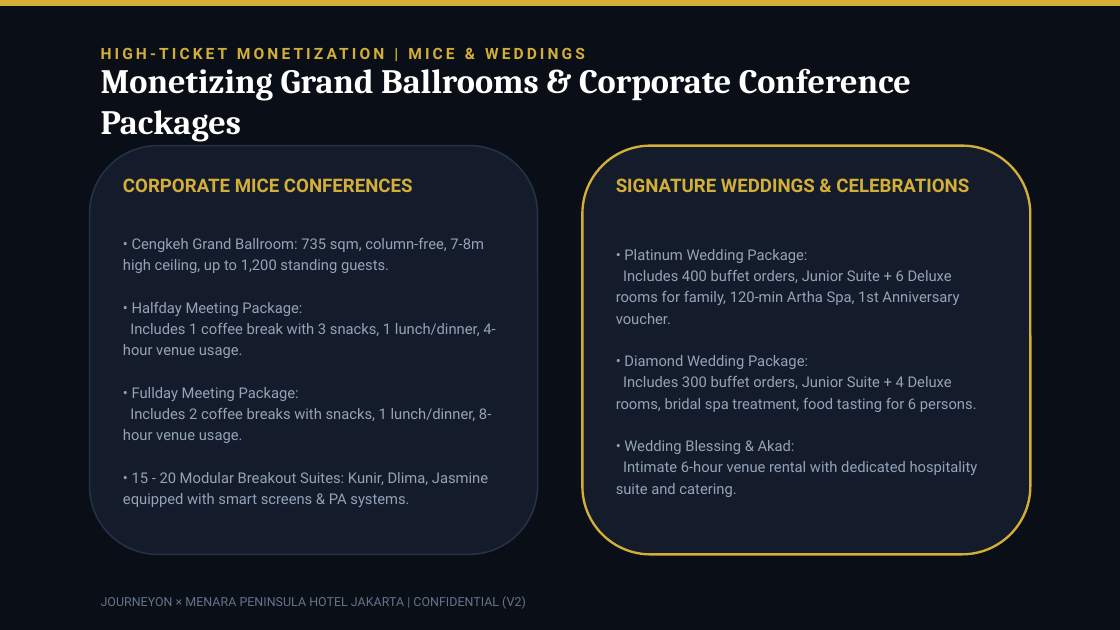
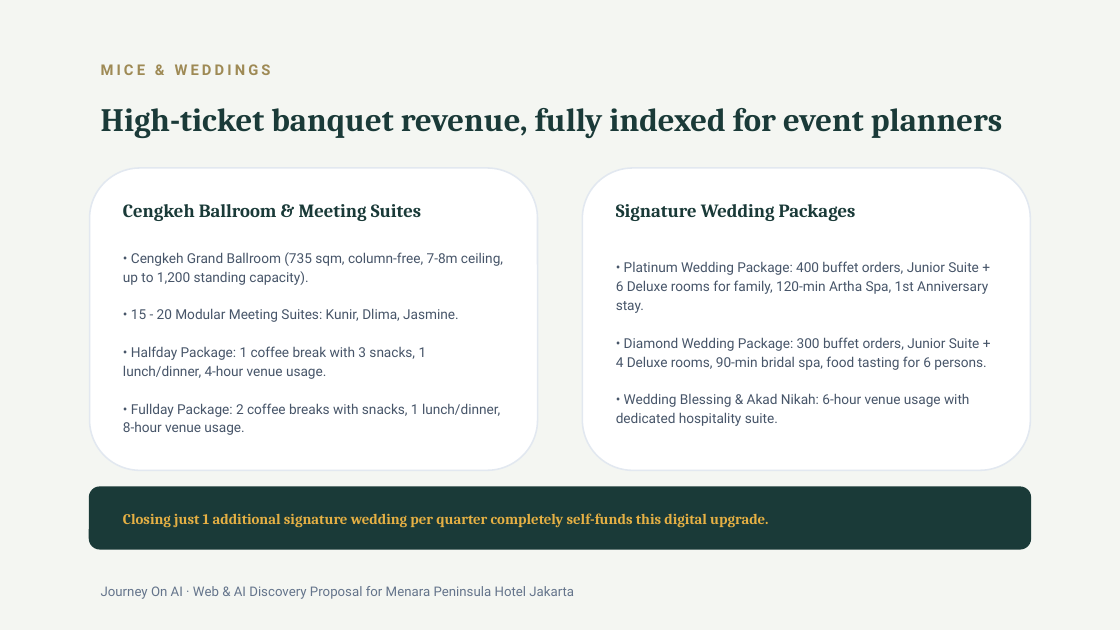
Before and after one commit to arbuuuud/menarapeninsula, a slide deck: slide 5 of PITCH_DECK_MENARA_PENINSULA_AISO_V2.pptx (slide 8 before the commit). Drawn at 1120x630 pixels with LibreOffice and Linux fonts; fonts in the diff are those of the drawing. Boxes give left, top, right and bottom in pixels: in the first picture for what was removed or moved away, otherwise in the second. Text is boxed around its words. In the diff, an @@ line names an element or a change of style, - is before the commit and + after.

Commit message:
feat(deck-v2): adopt official JourneyOn brand identity template (Forest Dark Teal #1A3A38, Sage #F4F6F2, Ochre Kicker) for Pitch Deck V2

```diff
--- a/PITCH_DECK_MENARA_PENINSULA_AISO_V2.pptx
+++ b/PITCH_DECK_MENARA_PENINSULA_AISO_V2.pptx
@@ background #0A0E17 to #F4F6F2 @@
@@ rectangle removed at box(0, 0, 1120, 6) @@
@@ text at box(101, 64, 271, 75): text changed; size 10 to 9.5 pt; text colour #D4AF37 to #9E8A55 @@
-HIGH-TICKET MONETIZATION | MICE & WEDDINGS
+MICE & WEDDINGS
@@ text removed at box(101, 68, 911, 142) @@
-Monetizing Grand Ballrooms & Corporate Conference Packages
@@ text added at box(101, 108, 1003, 138), 21 pt, text #1A3A38, bold @@
+High-ticket banquet revenue, fully indexed for event planners
@@ rounded rectangle: place and size @@
-rounded rectangle at box(90, 146, 538, 554)
+rounded rectangle at box(90, 168, 538, 470)
@@ rounded rectangle at box(90, 168, 538, 470): fill #141C2B to #FFFFFF; outline #243247 1 pt to #E2E8F0 1 pt @@
@@ text removed at box(123, 178, 413, 192) @@
-CORPORATE MICE CONFERENCES
@@ rounded rectangle: place and size @@
-rounded rectangle at box(582, 146, 1030, 554)
+rounded rectangle at box(582, 168, 1030, 470)
@@ rounded rectangle at box(582, 168, 1030, 470): fill #141C2B to #FFFFFF; outline #D4AF37 1.5 pt to #E2E8F0 1 pt @@
@@ text added at box(123, 204, 421, 221), 12 pt, text #1A3A38, bold @@
+Cengkeh Ballroom & Meeting Suites
@@ text at box(616, 204, 856, 221): text changed; font Roboto to Cambria; text colour #D4AF37 to #1A3A38 @@
-SIGNATURE WEDDINGS & CELEBRATIONS
+Signature Wedding Packages
@@ text at box(123, 252, 503, 435): text changed; size 9.5 to 8.8 pt; text colour #94A3B8 to #475569 @@
-• Cengkeh Grand Ballroom: 735 sqm, column-free, 7-8m high ceiling, up to 1,200 standing guests.
-• Halfday Meeting Package:
-Includes 1 coffee break with 3 snacks, 1 lunch/dinner, 4-hour venue usage.
-• Fullday Meeting Package:
-Includes 2 coffee breaks with snacks, 1 lunch/dinner, 8-hour venue usage.
-• 15 - 20 Modular Breakout Suites: Kunir, Dlima, Jasmine equipped with smart screens & PA systems.
+• Cengkeh Grand Ballroom (735 sqm, column-free, 7-8m ceiling, up to 1,200 standing capacity).
+• 15 - 20 Modular Meeting Suites: Kunir, Dlima, Jasmine.
+• Halfday Package: 1 coffee break with 3 snacks, 1 lunch/dinner, 4-hour venue usage.
+• Fullday Package: 2 coffee breaks with snacks, 1 lunch/dinner, 8-hour venue usage.
@@ text at box(616, 261, 988, 426): text changed; size 9.5 to 8.8 pt; text colour #94A3B8 to #475569 @@
-• Platinum Wedding Package:
-Includes 400 buffet orders, Junior Suite + 6 Deluxe rooms for family, 120-min Artha Spa, 1st Anniversary voucher.
-• Diamond Wedding Package:
-Includes 300 buffet orders, Junior Suite + 4 Deluxe rooms, bridal spa treatment, food tasting for 6 persons.
-• Wedding Blessing & Akad:
-Intimate 6-hour venue rental with dedicated hospitality suite and catering.
+• Platinum Wedding Package: 400 buffet orders, Junior Suite + 6 Deluxe rooms for family, 120-min Artha Spa, 1st Anniversary stay.
+• Diamond Wedding Package: 300 buffet orders, Junior Suite + 4 Deluxe rooms, 90-min bridal spa, food tasting for 6 persons.
+• Wedding Blessing & Akad Nikah: 6-hour venue usage with dedicated hospitality suite.
@@ rounded rectangle added at box(90, 487, 1030, 549), fill #1A3A38, outline #1A3A38 1 pt @@
@@ text added at box(123, 513, 768, 528), 9.5 pt, text #E5B044, bold @@
+Closing just 1 additional signature wedding per quarter completely self-funds this digital upgrade.
@@ text at box(101, 586, 574, 599): text changed; size 8 to 8.5 pt @@
-JOURNEYON × MENARA PENINSULA HOTEL JAKARTA | CONFIDENTIAL (V2)
+Journey On AI · Web & AI Discovery Proposal for Menara Peninsula Hotel Jakarta
```
Also in this commit, not shown: 8 slides added, 12 slides removed, 3 other files.
